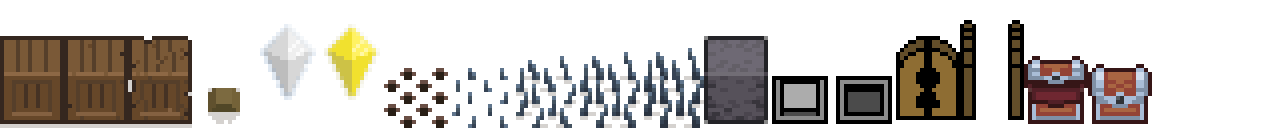
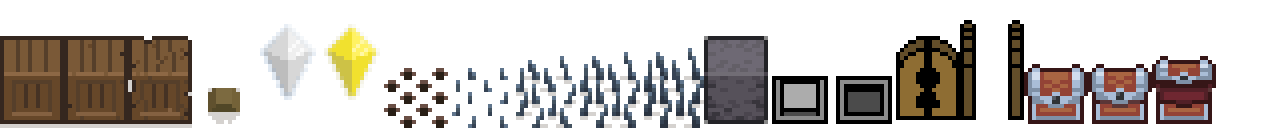
Before/after of a 1280×128 layered artwork. What changed in the layer stack:
painted on "Entities" over (x1=1024, y1=56, x2=1216, y2=124)
